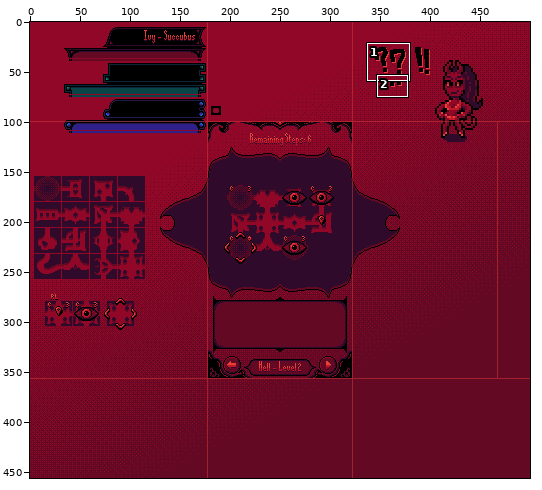
A pixel-art file gets an edit: Succubus/Sprites/TemplateScreen.aseprite. Above: a wide view before the commit, with the close-up outlined.
Close-up. Before the commit:
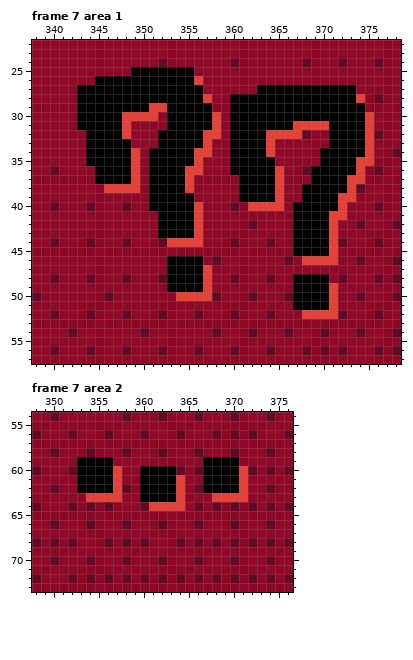
500x456 pixels, 8 frames. Shown: frame 7 area 1: x 338..378, y 22..57; frame 7 area 2: x 348..376, y 54..73. The commit also changed other frames or places, which this record leaves out.
New version:
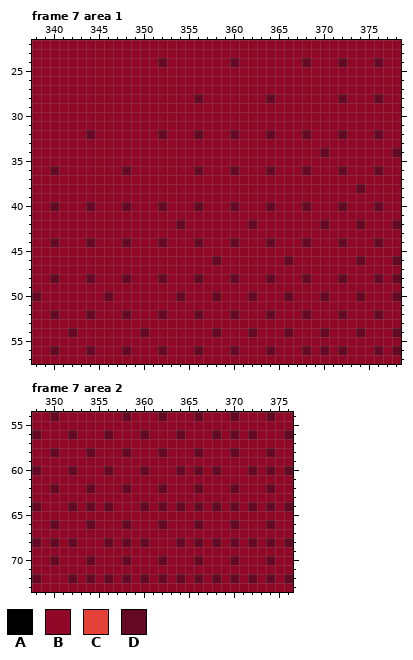
Palette (. is transparent): A #000000  B #910728  C #e64137  D #640924
Difference:
Changed rows in their new state; - is an unchanged pixel.
Frame 7 area 1, layer "Chat Top":
first column x 343:
25 ------BBBBBBB--------------------
26 --BBBBBBBBBBBB-------------------
27 BBBBBBBBBBBBBB------BBBBBBBBBBB--
28 BBBBBBBBBBBBBDB--BBBBDBBBBBBBDBB-
29 BBBBBBBBBBBBBBB--BBBBBBBBBBBBBBB-
30 BBBBBBBBB-BBBBBB-BBBBBBBBBBBBBBBB
31 BBBBBB----BBBBBB-BBBBBBBBBBBBBBBB
32 -DBBBB---DBBBDBB-DBBBDBBB---BDBBB
33 -BBBBB---BBBBBB--BBBBB------BBBBB
34 -BBBBBB-BBBBBBB--BBBBB-----DBBBBB
35 -BBBBBB-BBBBBB---BBBBB-----BBBBBB
36 --BBBDB-BBBBBD---DBBBDB---BBBDBB-
37 --BBBBB-BBBBB-----BBBBB---BBBBBB-
38 ---BBBB-BBBBB-----BBBBB--BBBBBB--
39 --------BBBBB-----BBBBB--BBBBBB--
40 --------BDBBBD-----BBDB-BDBBBD---
41 ---------BBBBB----------BBBBBB---
42 ---------BBDBB----------BBBDB----
43 ---------BBBBB----------BBBBB----
44 ----------BBBD----------BDBBB----
45 ------------------------BBBBB----
46 ----------BBBB-----------BBBB----
47 ----------BBBBB------------------
48 ----------BBBDB---------BDBB-----
49 ----------BBBBB---------BBBBB----
50 -----------DBBB---------BBBDB----
51 ------------------------BBBBB----
52 -------------------------DBBB----
Frame 7 area 2, layer "Chat Top":
first column x 353:
59 BBBB----------BBBB-
60 BBBDB--DBBB---BDBBB
61 BBBBB--BBBBB--BBBBB
62 BDBBB--BBDBB--BBBDB
63 -BBBB--BBBBB---BBBB
64 --------BDBD-------
